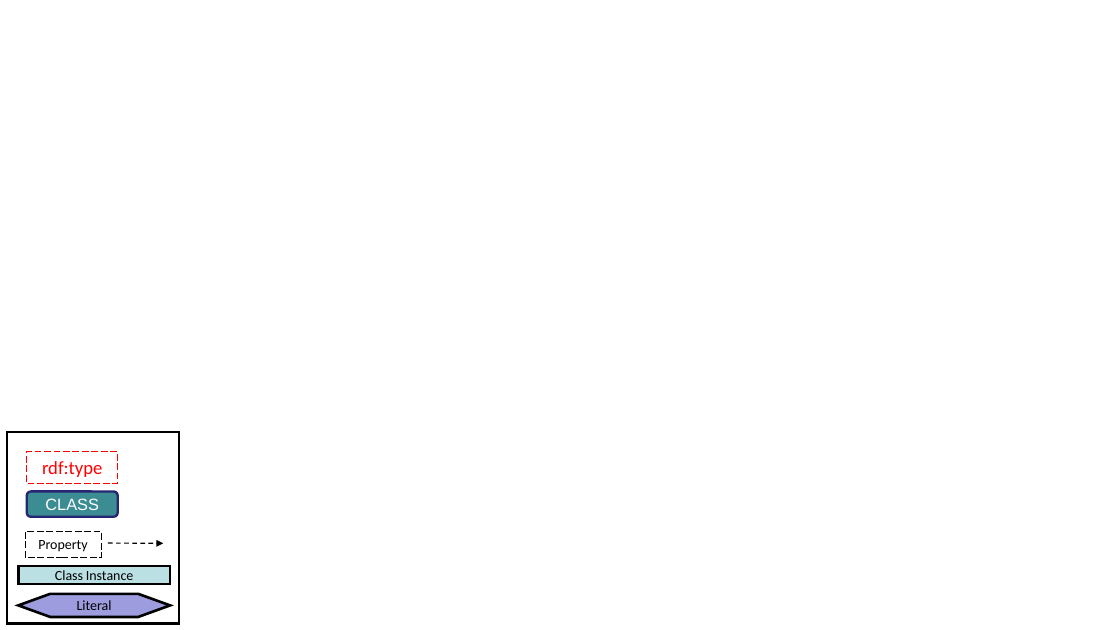
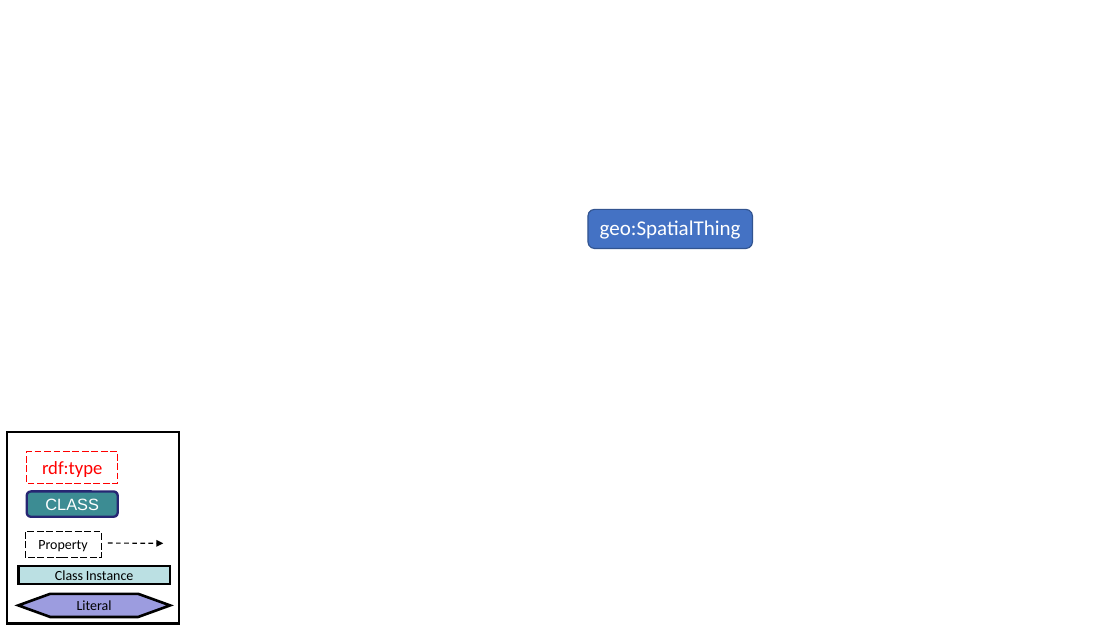
Before and after one commit to matte21/CalcM, a slide deck: slide 13 of ontologia.pptx. Drawn at 1120x630 pixels with LibreOffice and Linux fonts; fonts in the diff are those of the drawing. Boxes give left, top, right and bottom in pixels: in the first picture for what was removed or moved away, otherwise in the second. Text is boxed around its words. In the diff, an @@ line names an element or a change of style, - is before the commit and + after.

```diff
--- a/ontologia.pptx
+++ b/ontologia.pptx
@@ text added at <box>588,209,753,248</box>, fill #4472C4, outline #325491 1 pt, 18 pt, text #FFFFFF @@
+geo:SpatialThing
```
Also in this commit, not shown: 1 other slide changed, 2 slides added.
